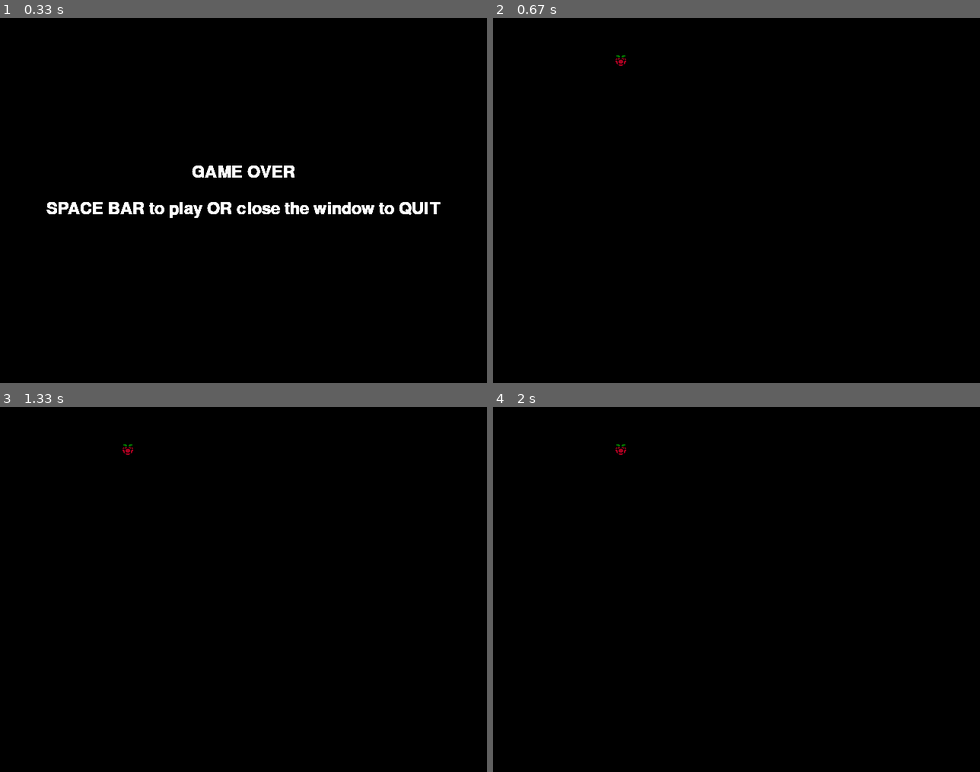
Above: before the commit, frames 1-4 (two rows, left to right).
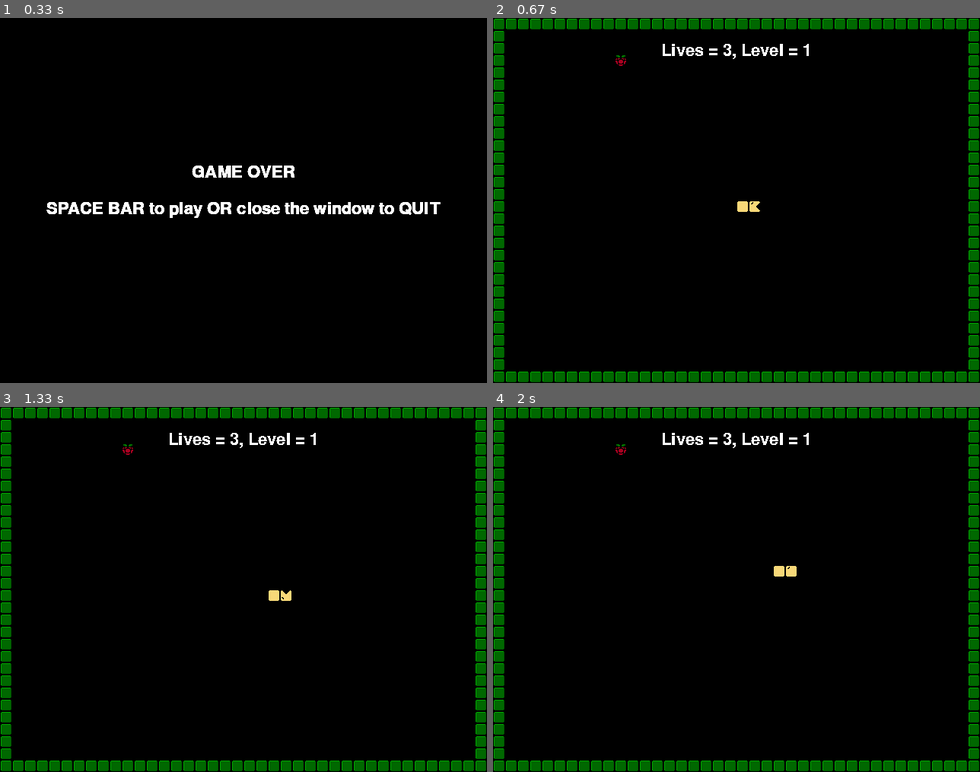
Above: after the commit, the same moments.

Repository: AlbertoEngineersEverything/pygaming
Game: pygame game, started from Chapter_16/Snake_From_Book.py
Same seed, same stepped clock (60 frames per second), same inputs: the game is played once before the commit and once after it.
Inputs:
- Up to frame 1 (0.33 s): no input
- Up to frame 2 (0.67 s): tap Space at 0.33 s
- Up to frame 3 (1.33 s): hold Right 0.67-1.13 s; tap Space at 0.73, 1.03, 1.23 s; hold Up from 1.17 s (still down)
- Up to frame 4 (2 s): tap Space at 1.53, 1.73 s; release Up at 1.63 s; hold Right from 1.67 s (still down)

Frame 1 is identical in both runs. In frame 2, 9.0% of the frame differs, in the area x 0-100%, y 0-100%; in frame 3, 9.0%; in frame 4, 9.0%.

Commit message:
[+] snake classes(experiment) [+] started on Snake_From_Book.py [+] updated game loop [+] added quit and play again with space bar [+] added load_images() body [+] added snake display body [+] added snake movement [+] added snake responding to keyboard presses

Diff:
--- a/Chapter_16/Snake_From_Book.py
+++ b/Chapter_16/Snake_From_Book.py
@@ -61,7 +61,11 @@
 
 
 def draw_data(surface, gamedata):
-    pass
+    text = "Lives = {0}, Level = {1}"
+    info = text.format(gamedata.lives, gamedata.level)
+    text = font.render(info, 0, (255, 255, 255))
+    textpos = text.get_rect(centerx=surface.get_width() / 2, top=32)
+    surface.blit(text, textpos)
 
 
 def draw_game_over(surface):
@@ -79,15 +83,74 @@
 
 
 def draw_walls(surface, img, map):
-    pass
+    row = 0
+    for line in map:
+        col = 0
+        for char in line:
+            if char == '1':
+                imgRect = img.get_rect()
+                imgRect.left = col * 16
+                imgRect.top = row * 16
+                surface.blit(img, imgRect)
+            col += 1
+        row += 1
 
 
 def draw_snake(surface, img, gamedata):
-    pass
+    first = True    # First is referancing the head of the snake
+    right = 0       # Directions are associated with the numbers
+    left = 1        # as the number will be multiplied by 16, will
+    up = 2          # specify the section of the sprite sheet.
+    down = 3
+    for b in gamedata.blocks:
+        dest = (b.x * 16, b.y * 16, 16, 16)
+
+        if first:
+            first = False
+            src = (((gamedata.direction * 2) + gamedata.frame) * 16, 0, 16, 16)
+        else:
+            src = (8 * 16, 0, 16, 16)
+
+        surface.blit(img, dest, src)
 
 
 def update_game(gamedata, gametime):
-    pass
+    gamedata.tick -= gametime
+    head = gamedata.blocks[0]
+
+    if gamedata.tick < 0:
+        gamedata.tick += gamedata.speed
+        gamedata.frame += 1
+        gamedata.frame %= 2
+
+        if gamedata.direction == 0:
+            move = (1, 0)
+        elif gamedata.direction == 1:
+            move = (-1, 0)
+        elif gamedata.direction == 2:
+            move = (0, -1)
+        else:
+            move = (0, 1)
+
+        newpos = Position(head.x + move[0], head.y + move[1])
+
+        first = True
+        for b in gamedata.blocks:
+            temp = Position(b.x, b.y)
+            b.x = newpos.x
+            b.y = newpos.y
+            newpos = Position(temp.x, temp.y)
+
+    keys = pygame.key.get_pressed()
+
+    if keys[K_RIGHT] and gamedata.direction != 1:
+        gamedata.direction = 0
+    elif keys[K_LEFT] and gamedata.direction != 0:
+        gamedata.direction = 1
+    elif keys[K_UP] and gamedata.direction != 3:
+        gamedata.direction = 2
+    elif keys[K_DOWN] and gamedata.direction != 2:
+        gamedata.direction = 3
 
 
 def load_images():
@@ -121,6 +184,13 @@
         rrect.top = data.berry.y * 16       # Y coord mult. by 16 because each cell 16x16
 
     # Do update stuff here
+        update_game(data, fpsClock.get_time())
+
+        crashed = head_hits_wall(snakemap, data) or head_hits_body(data)
+
+        if crashed:
+            lose_life(data)
+            position_berry(data)
 
         isPlaying = (data.lives > 0)        # Confirms that if there are lives left, playing continues
                                             # This changes the original False value for isPlaying
